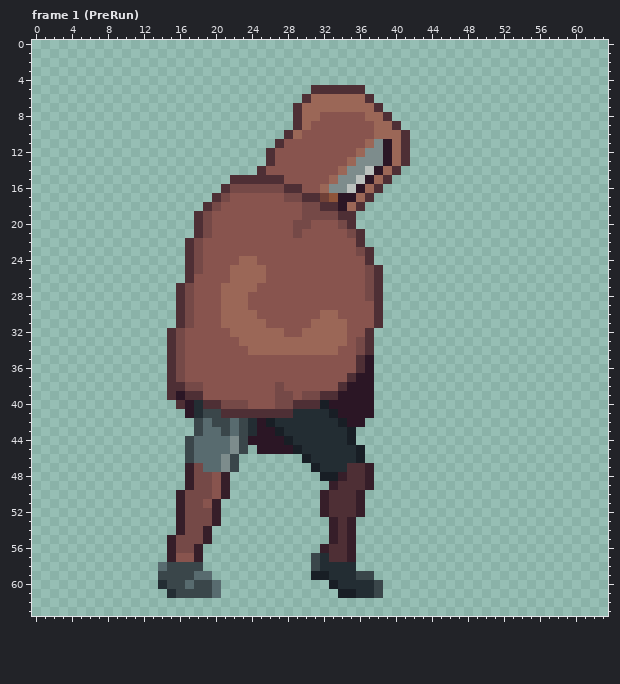
Pixel-art file: Personal_Roberto/ASEPRITE/1. Liora/Liora_Run.aseprite. The first picture shows the starting point.
64x64 pixels, 9 frames. Shown: frame 1 (PreRun). The commit also changed other frames, which this record leaves out.
The same view after the edit:
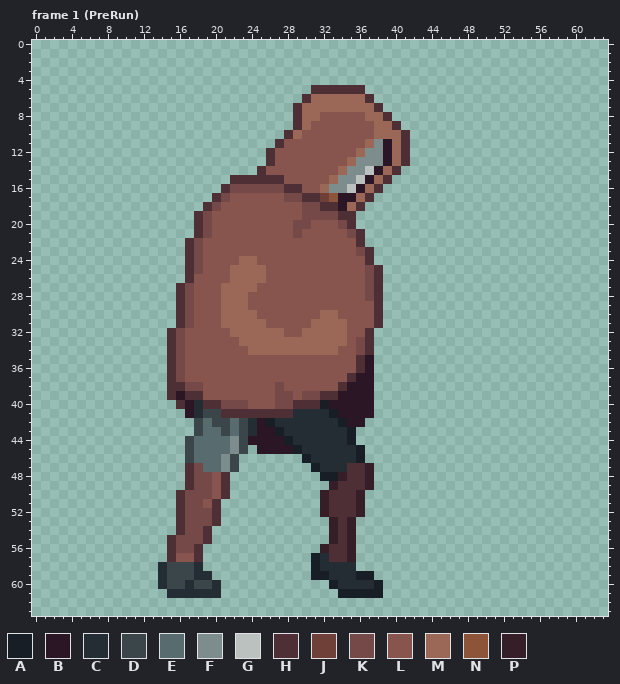
Palette (. is transparent): A #181e25  B #2b1625  C #232d33  D #3a464a  E #586b6f  F #7d8c8c  G #bbc1be  H #4e2f35  J #6f4037  K #754947  L #88544e  M #9b6757  N #8e5439  P #361e29
From old to new:
Frame 1 (PreRun), layer "Flattened":
y 47: x 17 P -> H
y 48..49: x 17 P -> H; x 21 P -> H
y 50: x 16 P -> H; x 21 P -> H
y 51..53: x 16 P -> H; x 20 P -> H
y 54: x 16 P -> H; x 19 P -> H
y 55: x 15 P -> H; x 19 P -> H
y 56: x 15 P -> H; x 18 P -> H
y 57: x 15 P -> H; x 18 P -> H; x 31 D -> A
y 58: x 14 E -> C; x 18 D -> C; x 31 D -> A
y 59: x 14 D -> C; x 18..19 EE -> CC; x 36..37 DD -> AA
y 60: x 17 E -> C; x 20 E -> C; x 38 D -> A
y 61: x 16..20 DDDDE -> CCCCC; x 36..38 CCD -> AAA
